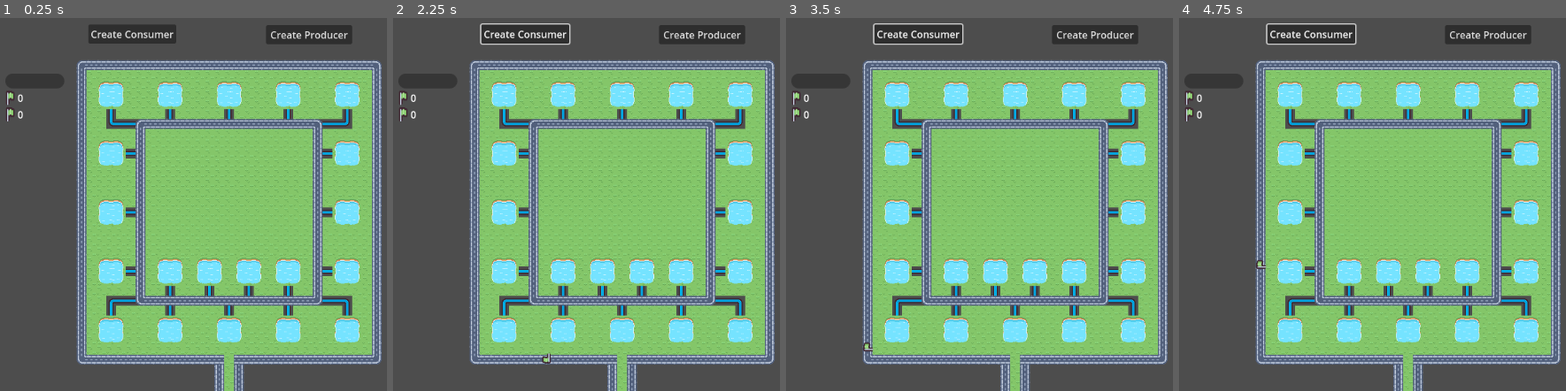
Above: before the commit, frames 1-4 (left to right).
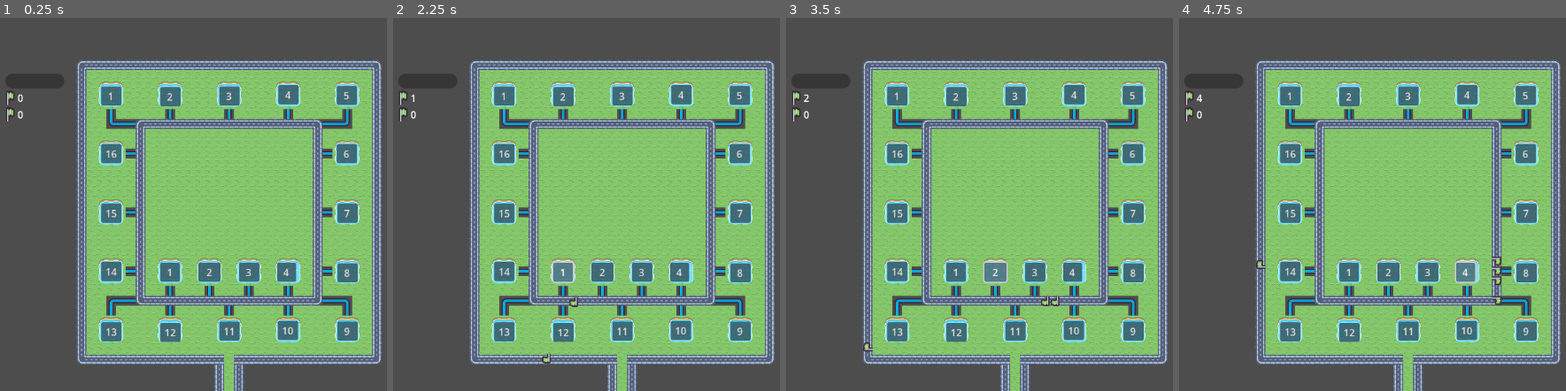
Above: after the commit, the same moments.

Repository: Jelleas/gmtk-2025
Game: Godot game, scene res://main_level.tscn
The game is run twice, just before and just after one commit, with the same random seed, the same clock (stepped at 60 frames per second) and the same inputs.
Inputs (mouse positions are in pixels of both pictures, inside the frame that each line leads up to):
- Up to frame 1 (0.25 s): no input
- Up to frame 2 (2.25 s): click (702, 32) at 0.5 s, where only the run before the commit has a clickable "Create Producer"; click (524, 32) at 1.25 s, where only the run before the commit has a clickable "Create Consumer"; click (563, 271) at 2 s, where only the run after the commit has a clickable "1"
- Up to frame 3 (3.5 s): click (994, 271) at 2.75 s, where only the run after the commit has a clickable "2"
- Up to frame 4 (4.75 s): click (1426, 271) at 3.5 s, where only the run after the commit has a clickable "3"; click (1465, 271) at 4.25 s, where only the run after the commit has a clickable "4"

The runs differ from the first frame. In frame 1, 7.5% of the frame differs, in the area x 22-93%, y 1-87%; in frame 2, 7.9%; in frame 3, 8.0%; in frame 4, 8.1%, in the area x 4-93%, y 1-87%.
Error before the commit: Cannot call method 'instantiate' on a null value. (res://ui/create_producer.gd:16)

Commit message:
consumers + producers fix

Diff:
--- a/main_level.tscn
+++ b/main_level.tscn
@@ -5,15 +5,15 @@
 [ext_resource type="Script" uid="uid://dod3pkmsb116n" path="res://timer.gd" id="3_bhu08"]
 [ext_resource type="Script" uid="uid://b7qs6iul08i56" path="res://camera_2d.gd" id="4_05as6"]
 [ext_resource type="PackedScene" uid="uid://ig8ajdvhhbd3" path="res://resource.tscn" id="4_xqiim"]
-[ext_resource type="Script" uid="uid://3iinph6g21gf" path="res://ui/create_producer.gd" id="5_5ymk8"]
-[ext_resource type="Script" uid="uid://ckoluvmpkkf00" path="res://monster_path.gd" id="5_6pb3s"]
-[ext_resource type="Texture2D" uid="uid://d3byg07av648o" path="res://kenney_ui-pack-space-expansion/Vector/Extra/bar_shadow_round_large.svg" id="5_ctebd"]
-[ext_resource type="PackedScene" uid="uid://clt7pafdvryia" path="res://monster.tscn" id="6_e3ldi"]
-[ext_resource type="Texture2D" uid="uid://bepreqkwfug08" path="res://kenney_ui-pack-space-expansion/Vector/Blue/bar_round_gloss_large.svg" id="6_eqmdw"]
-[ext_resource type="Script" uid="uid://b1tc24egun83x" path="res://ui/create_consumer.gd" id="7_ctebd"]
+[ext_resource type="Script" path="res://monster_path.gd" id="5_6pb3s"]
+[ext_resource type="Texture2D" uid="uid://d3byg07av648o" path="res://assets/Vector/bar_shadow_round_large.svg" id="5_ctebd"]
+[ext_resource type="PackedScene" uid="uid://tmkdkgu7s5vv" path="res://tower/tower.tscn" id="6_4mnpp"]
+[ext_resource type="PackedScene" path="res://monster.tscn" id="6_e3ldi"]
+[ext_resource type="Texture2D" uid="uid://bepreqkwfug08" path="res://assets/Vector/bar_round_gloss_large.svg" id="6_eqmdw"]
 [ext_resource type="Script" uid="uid://ddeoiro7qkje2" path="res://ui/resource_tracker/resource_tracker.gd" id="8_do8ha"]
+[ext_resource type="PackedScene" uid="uid://bmc2jmy6ojjcv" path="res://ui/totemInterface.tscn" id="8_eqmdw"]
 [ext_resource type="Script" uid="uid://brs7pxde6f6fi" path="res://ui/resource_tracker/wood_counter.gd" id="12_do8ha"]
-[ext_resource type="Script" uid="uid://xjggkl7wtjqu" path="res://ui/resource_tracker/resource_bar.gd" id="13_6pb3s"]
+[ext_resource type="Script" path="res://resource_bar.gd" id="13_6pb3s"]
 [ext_resource type="Texture2D" uid="uid://dfj26ibwe2waf" path="res://tile_0035.png" id="13_xqiim"]
 [ext_resource type="Script" uid="uid://ch56vgnhbb8nu" path="res://ui/resource_tracker/frog_counter.gd" id="14_htena"]
 
@@ -259,23 +259,6 @@
 script = ExtResource("3_bhu08")
 resource_path = NodePath("../ResourcePath")
 
-[node name="CreateProducer" type="Button" parent="."]
-offset_left = 404.0
-offset_top = 23.0
-offset_right = 544.0
-offset_bottom = 54.0
-text = "Create Producer"
-script = ExtResource("5_5ymk8")
-
-[node name="CreateConsumer" type="Button" parent="."]
-offset_left = 115.0
-offset_top = 22.0
-offset_right = 258.0
-offset_bottom = 53.0
-text = "Create Consumer
-"
-script = ExtResource("7_ctebd")
-
 [node name="ResourceTracker" type="CanvasLayer" parent="." node_paths=PackedStringArray("resource_path")]
 script = ExtResource("8_do8ha")
 resource_path = NodePath("../ResourcePath")
@@ -323,3 +306,7 @@
 layout_mode = 2
 text = "0"
 script = ExtResource("14_htena")
+
+[node name="TotemInterface" parent="." node_paths=PackedStringArray("resource_manager") instance=ExtResource("8_eqmdw")]
+resource_manager = NodePath("../ResourcePath")
+tower_scene = ExtResource("6_4mnpp")
--- a/resource_path.gd
+++ b/resource_path.gd
@@ -20,12 +20,14 @@
 func deposit(resource: Res.Type, start: int, end: int) -> bool:
 	for i in range(start, end + 1):
 		if create_resource(resource, i):
+			print('prod', ', ', resource, ', ',i,', ',translate_index(i))
 			return true
 	return false
 
 func consume(resource: Res.Type, start: int, end: int) -> bool:
 	for i in range(start, end + 1):
 		if get_resource(resource, i):
+			print('Cons', ', ',resource, ', ',i, ', ',translate_index(i))
 			return true
 	return false
 
@@ -54,13 +56,16 @@
 
 	return true
 
-func get_resource_progress_ratio(index: int) -> float:
-	var real_index = (index_modifier * SIZE) - index
-	if (real_index < 0):
-		real_index += SIZE
+func get_resource_progress_ratio(translated: int) -> float:
+	var real_index = inverse_translate_index(translated)
+	var offset = fmod(index_modifier, float(1) / SIZE)
 
 	var ratio = float(real_index) / SIZE
-	return ratio
+	return ratio - offset
 
 func translate_index(index: int) -> int:
 	return int(index + floor(index_modifier * SIZE)) % SIZE
+
+func inverse_translate_index(translated: int) -> int:
+	var offset = floor(index_modifier * SIZE)
+	return fmod((translated - offset + SIZE), SIZE)
--- a/ui/totemInterface.tscn
+++ b/ui/totemInterface.tscn
@@ -61,6 +61,7 @@
 offset_bottom = 40.0
 
 [node name="CreateConsumer1" type="Button" parent="CreateConsumers"]
+layout_mode = 0
 offset_left = 136.0
 offset_top = 123.0
 offset_right = 169.0
@@ -69,6 +70,7 @@
 script = ExtResource("1_bk48f")
 
 [node name="CreateConsumer2" type="Button" parent="CreateConsumers"]
+layout_mode = 0
 offset_left = 232.0
 offset_top = 124.0
 offset_right = 265.0
@@ -77,6 +79,7 @@
 script = ExtResource("1_bk48f")
 
 [node name="CreateConsumer3" type="Button" parent="CreateConsumers"]
+layout_mode = 0
 offset_left = 328.0
 offset_top = 123.0
 offset_right = 361.0
@@ -85,6 +88,7 @@
 script = ExtResource("1_bk48f")
 
 [node name="CreateConsumer4" type="Button" parent="CreateConsumers"]
+layout_mode = 0
 offset_left = 424.0
 offset_top = 121.0
 offset_right = 457.0
@@ -93,6 +97,7 @@
 script = ExtResource("1_bk48f")
 
 [node name="CreateConsumer5" type="Button" parent="CreateConsumers"]
+layout_mode = 0
 offset_left = 519.0
 offset_top = 122.0
 offset_right = 552.0
@@ -101,6 +106,7 @@
 script = ExtResource("1_bk48f")
 
 [node name="CreateConsumer6" type="Button" parent="CreateConsumers"]
+layout_mode = 0
 offset_left = 519.0
 offset_top = 217.0
 offset_right = 552.0
@@ -109,6 +115,7 @@
 script = ExtResource("1_bk48f")
 
 [node name="CreateConsumer7" type="Button" parent="CreateConsumers"]
+layout_mode = 0
 offset_left = 520.0
 offset_top = 314.0
 offset_right = 553.0
@@ -117,6 +124,7 @@
 script = ExtResource("1_bk48f")
 
 [node name="CreateConsumer8" type="Button" parent="CreateConsumers"]
+layout_mode = 0
 offset_left = 520.0
 offset_top = 411.0
 offset_right = 553.0
@@ -125,6 +133,7 @@
 script = ExtResource("1_bk48f")
 
 [node name="CreateConsumer9" type="Button" parent="CreateConsumers"]
+layout_mode = 0
 offset_left = 520.0
 offset_top = 506.0
 offset_right = 553.0
@@ -133,6 +142,7 @@
 script = ExtResource("1_bk48f")
 
 [node name="CreateConsumer10" type="Button" parent="CreateConsumers"]
+layout_mode = 0
 offset_left = 423.0
 offset_top = 505.0
 offset_right = 456.0
@@ -141,6 +151,7 @@
 script = ExtResource("1_bk48f")
 
 [node name="CreateConsumer11" type="Button" parent="CreateConsumers"]
+layout_mode = 0
 offset_left = 328.0
 offset_top = 506.0
 offset_right = 361.0
@@ -149,6 +160,7 @@
 script = ExtResource("1_bk48f")
 
 [node name="CreateConsumer12" type="Button" parent="CreateConsumers"]
+layout_mode = 0
 offset_left = 232.0
 offset_top = 508.0
 offset_right = 265.0
@@ -157,6 +169,7 @@
 script = ExtResource("1_bk48f")
 
 [node name="CreateConsumer13" type="Button" parent="CreateConsumers"]
+layout_mode = 0
 offset_left = 136.0
 offset_top = 507.0
 offset_right = 169.0
@@ -165,6 +178,7 @@
 script = ExtResource("1_bk48f")
 
 [node name="CreateConsumer14" type="Button" parent="CreateConsumers"]
+layout_mode = 0
 offset_left = 136.0
 offset_top = 409.0
 offset_right = 169.0
@@ -173,6 +187,7 @@
 script = ExtResource("1_bk48f")
 
 [node name="CreateConsumer15" type="Button" parent="CreateConsumers"]
+layout_mode = 0
 offset_left = 136.0
 offset_top = 314.0
 offset_right = 169.0
@@ -181,6 +196,7 @@
 script = ExtResource("1_bk48f")
 
 [node name="CreateConsumer16" type="Button" parent="CreateConsumers"]
+layout_mode = 0
 offset_left = 136.0
 offset_top = 217.0
 offset_right = 169.0
